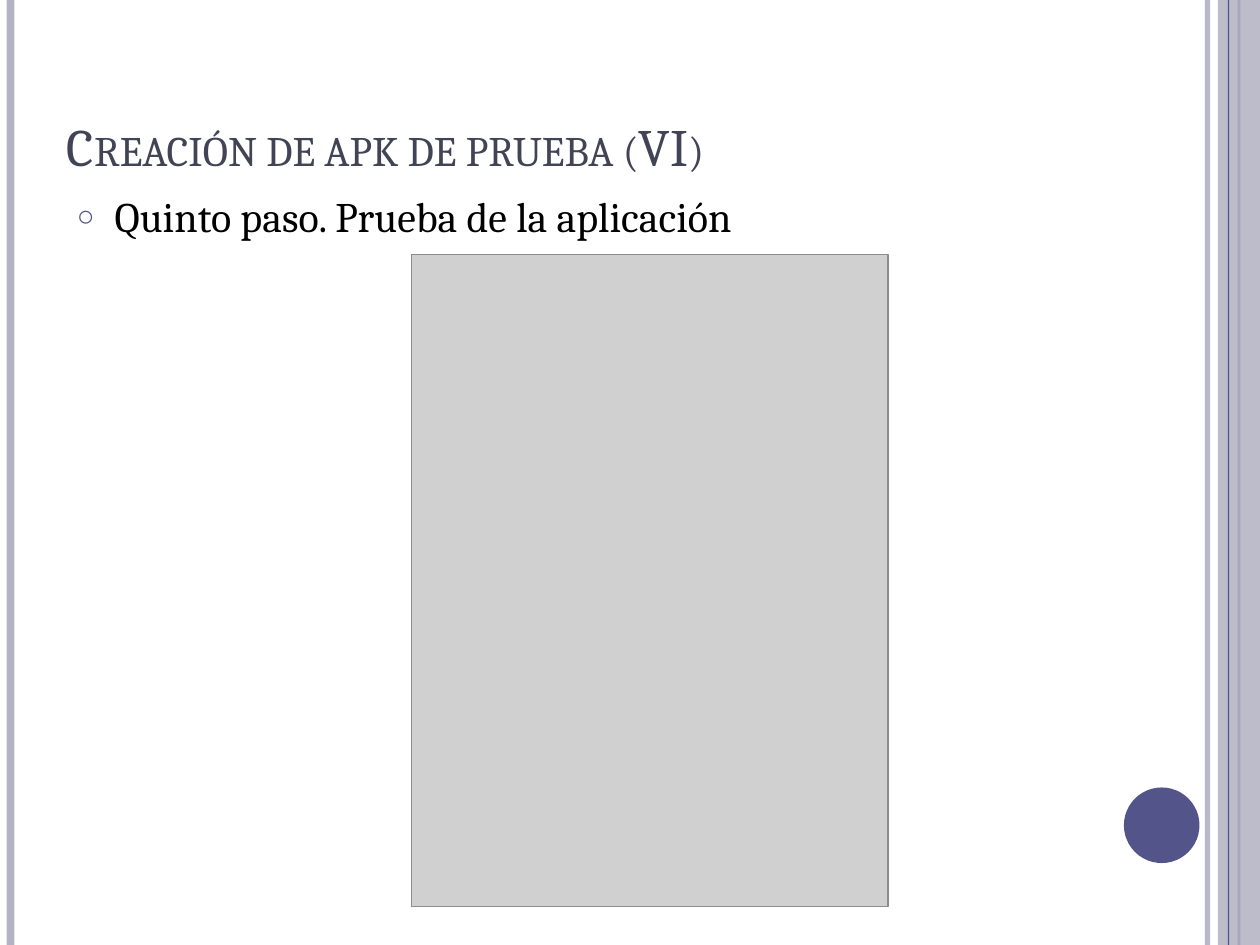
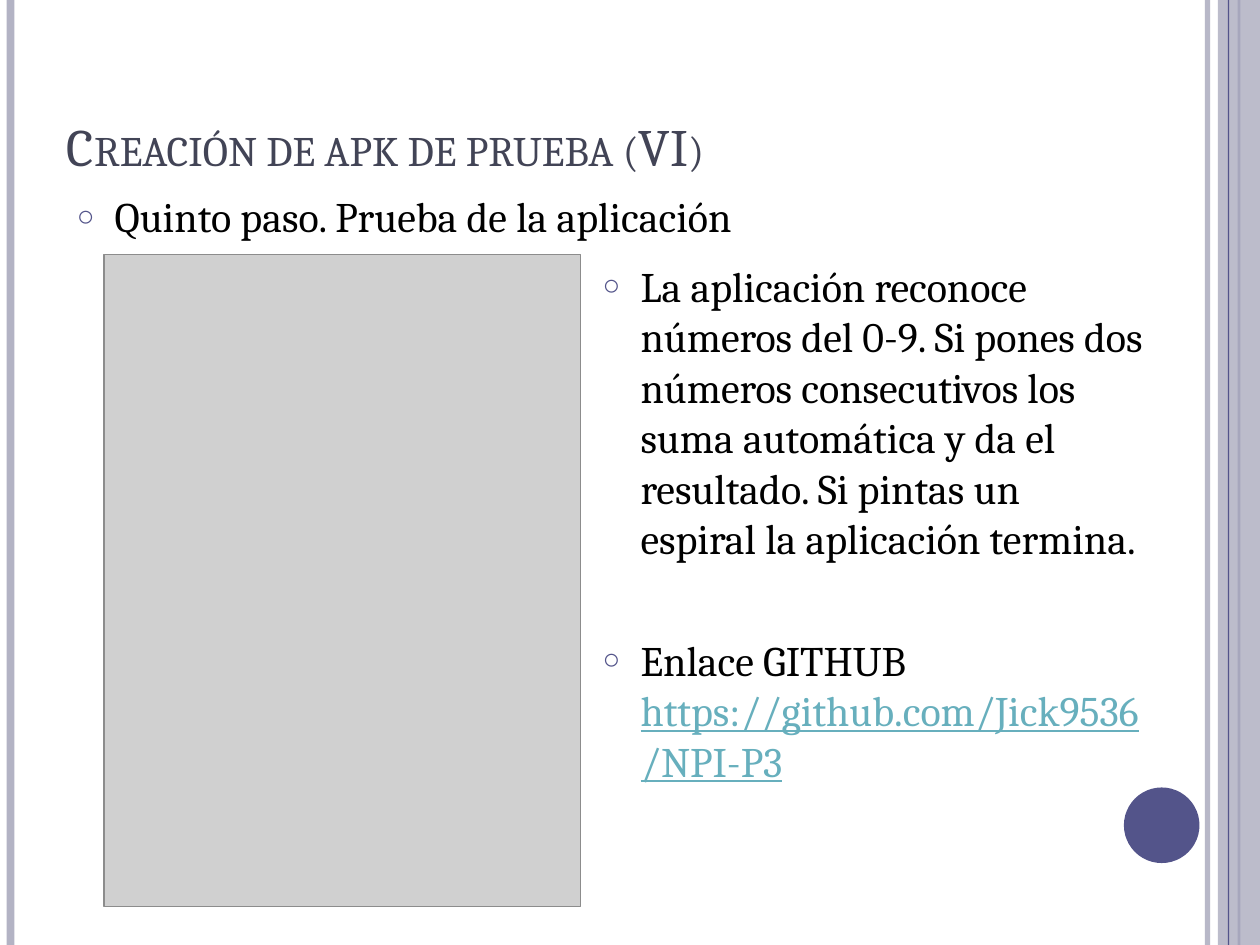
Before and after one commit to Jick9536/NPI-P3, a slide deck: slide 11 of NPI- Práctica 3.pptx (slide 10 before the commit). Drawn at 1260x945 pixels with LibreOffice and Linux fonts; fonts in the diff are those of the drawing; grey boxes stand for pictures. Boxes give left, top, right and bottom in pixels: in the first picture for what was removed or moved away, otherwise in the second. Text is boxed around its words. In the diff, an @@ line names an element or a change of style, - is before the commit and + after.

```diff
--- a/NPI- Práctica 3.pptx
+++ b/NPI- Práctica 3.pptx
@@ picture: place and size @@
-picture at <box>412,255,888,907</box>
+picture at <box>105,255,581,907</box>
@@ text added at <box>641,272,1142,783</box>, 24 pt, text #000000 @@
+○ La aplicación reconoce números del 0-9. Si pones dos números consecutivos los suma automática y da el resultado. Si pintas un espiral la aplicación termina.
+○ Enlace GITHUB
+  https://github.com/Jick9536/NPI-P3
```
Also in this commit, not shown: 3 other slides changed, 1 slide added, 6 other files.
